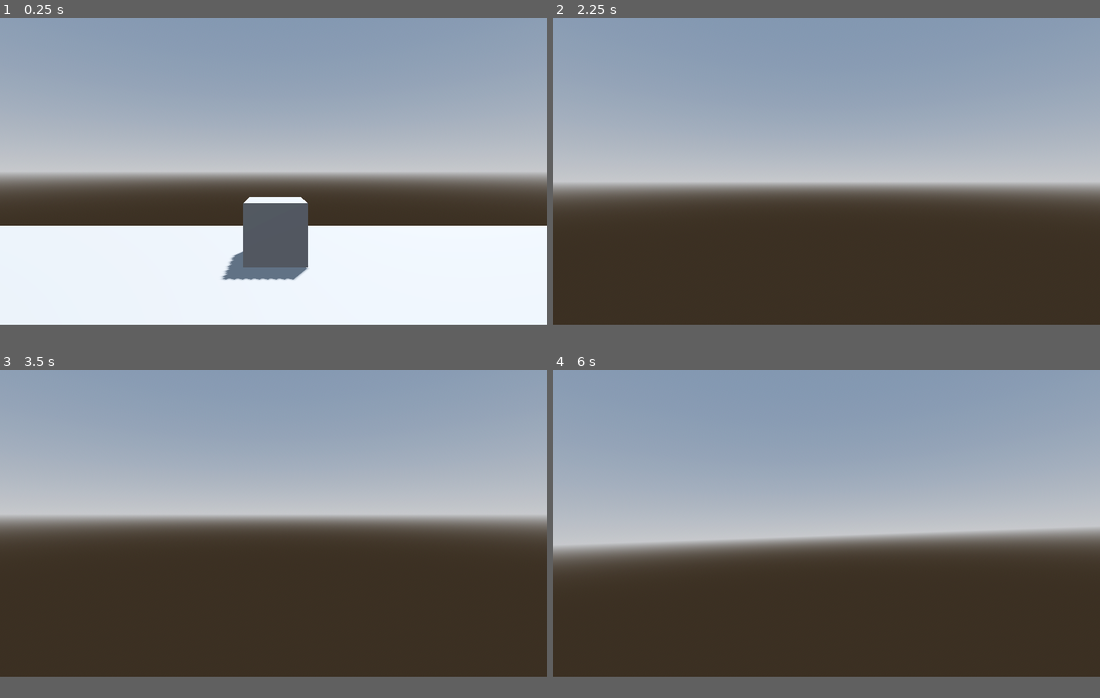
Above: before the commit, frames 1-4 (two rows, left to right).
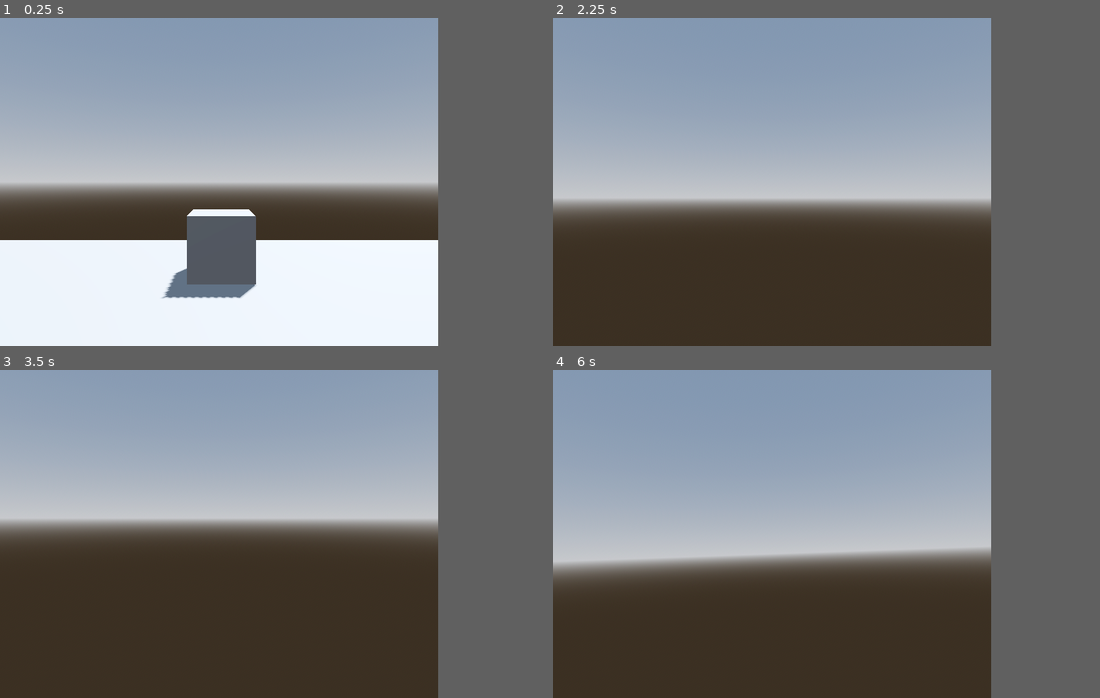
Above: after the commit, the same moments.

Repository: drowpotions/Pirate-Software-Game-Jam-JAN-2025
Game: Godot game, scene res://world.tscn
Two runs of this game, one before a commit and one after it. Both use one fixed random seed, a clock stepped at 60 frames per second and the inputs below.
Inputs (mouse positions are in pixels of both pictures, inside the frame that each line leads up to):
- Up to frame 1 (0.25 s): no input
- Up to frame 2 (2.25 s): tap Enter at 0.5 s; move the mouse to (853, 168) at 0.52 s; hold Ctrl (Crouch) 0.53-1.28 s; hold W (forwards) from 0.53 s (still down); tap Space (jump) at 0.77, 1.52, 2 s; move the mouse to (799, 172) at 1.27 s; tap Ctrl (Crouch) at 1.35 s; move the mouse to (837, 165) at 2.02 s; hold Ctrl (Crouch) from 2.03 s (still down)
- Up to frame 3 (3.5 s): keep holding W (forwards); tap Enter at 2.75 s; move the mouse to (268, 527) at 2.77 s; release Ctrl (Crouch) at 2.78 s; tap Ctrl (Crouch) at 2.85 s; tap Space (jump) at 3.02 s
- Up to frame 4 (6 s): tap Space (jump) at 3.5, 3.77, 4.52, 5 s; move the mouse to (864, 527) at 3.52 s; hold Ctrl (Crouch) 3.53-4.28 s; tap Enter at 4.25 s; move the mouse to (782, 520) at 4.27 s; tap Ctrl (Crouch) at 4.35, 5.85 s; move the mouse to (831, 524) at 5.02 s; hold Ctrl (Crouch) 5.03-5.78 s; move the mouse to (804, 517) at 5.77 s; release W (forwards) at 5.78 s; hold D (right) from 5.78 s (still down)
In our replay, the window is 799x449 before the commit and 640x480 after it. These sizes can differ from the game's own. Grey fills any space a smaller window leaves; there, only what the larger window draws over its background counts as a difference.

The runs differ from the first frame. In frame 1, 27% of the frame differs, in the area x 0-100%, y 0-86%; in frame 2, 19%; in frame 3, 13%; in frame 4, 19%.

Commit message:
Fixed debugger errors, changed aspect ratio

Diff:
--- /dev/null
+++ b/Main_Camera.gd
@@ -0,0 +1,11 @@
+extends Camera3D
+
+
+# Called when the node enters the scene tree for the first time.
+func _ready() -> void:
+	pass # Replace with function body.
+
+
+# Called every frame. 'delta' is the elapsed time since the previous frame.
+func _process(delta: float) -> void:
+	pass
--- a/Player.tscn
+++ b/Player.tscn
@@ -1,105 +1,13 @@
-[gd_scene load_steps=11 format=3 uid="uid://cg3hhcm4bnihs"]
+[gd_scene load_steps=5 format=3 uid="uid://cg3hhcm4bnihs"]
 
 [ext_resource type="Script" path="res://Player_gutted.gd" id="1_4bpwi"]
+[ext_resource type="Script" path="res://Main_Camera.gd" id="2_0mfow"]
 
 [sub_resource type="CapsuleShape3D" id="CapsuleShape3D_hdt6b"]
 radius = 0.19437
 
 [sub_resource type="SeparationRayShape3D" id="SeparationRayShape3D_lajmx"]
 length = 1.84227
-
-[sub_resource type="Animation" id="Animation_jnink"]
-resource_name = "Attack"
-length = 0.15
-
-[sub_resource type="Animation" id="Animation_ykp3x"]
-resource_name = "Block"
-length = 0.202
-
-[sub_resource type="Animation" id="Animation_ythyp"]
-resource_name = "Idle"
-length = 6.0
-loop_mode = 1
-tracks/0/type = "value"
-tracks/0/imported = false
-tracks/0/enabled = true
-tracks/0/path = NodePath("head/Camera Holder/Camera3D:rotation")
-tracks/0/interp = 1
-tracks/0/loop_wrap = true
-tracks/0/keys = {
-"times": PackedFloat32Array(0),
-"transitions": PackedFloat32Array(1),
-"update": 0,
-"values": [Vector3(0, 0, 0)]
-}
-
-[sub_resource type="Animation" id="Animation_g4sep"]
-resource_name = "Kick"
-length = 0.24
-tracks/0/type = "value"
-tracks/0/imported = false
-tracks/0/enabled = true
-tracks/0/path = NodePath("head/Camera Holder/Camera3D:rotation")
-tracks/0/interp = 1
-tracks/0/loop_wrap = true
-tracks/0/keys = {
-"times": PackedFloat32Array(0, 0.0333333, 0.0666667, 0.1, 0.133333, 0.166667, 0.233333),
-"transitions": PackedFloat32Array(1, 1, 1, 1, 1, 1, 1),
-"update": 0,
-"values": [Vector3(0, 0, 0), Vector3(0, 0, -0.0226893), Vector3(0, -0.00349066, 0.0139626), Vector3(0, 0, 0), Vector3(0, 0, -0.0139626), Vector3(0, 0, 0), Vector3(0, 0, 0)]
-}
-tracks/1/type = "value"
-tracks/1/imported = false
-tracks/1/enabled = true
-tracks/1/path = NodePath("head/Camera Holder/Camera3D:fov")
-tracks/1/interp = 1
-tracks/1/loop_wrap = true
-tracks/1/keys = {
-"times": PackedFloat32Array(0, 0.0666667, 0.2),
-"transitions": PackedFloat32Array(1, 1, 1),
-"update": 0,
-"values": [60.0, 59.0, 60.0]
-}
-
-[sub_resource type="Animation" id="Animation_cj0qe"]
-length = 0.001
-tracks/0/type = "value"
-tracks/0/imported = false
-tracks/0/enabled = true
-tracks/0/path = NodePath("head/Camera Holder/Camera3D:rotation")
-tracks/0/interp = 1
-tracks/0/loop_wrap = true
-tracks/0/keys = {
-"times": PackedFloat32Array(0),
-"transitions": PackedFloat32Array(1),
-"update": 0,
-"values": [Vector3(0, 0, 0)]
-}
-
-[sub_resource type="Animation" id="Animation_81mip"]
-resource_name = "reset2"
-tracks/0/type = "value"
-tracks/0/imported = false
-tracks/0/enabled = true
-tracks/0/path = NodePath("head/Camera Holder/Camera3D:rotation")
-tracks/0/interp = 1
-tracks/0/loop_wrap = true
-tracks/0/keys = {
-"times": PackedFloat32Array(0),
-"transitions": PackedFloat32Array(1),
-"update": 0,
-"values": [Vector3(0, 0, 0)]
-}
-
-[sub_resource type="AnimationLibrary" id="AnimationLibrary_a6fbu"]
-_data = {
-"Attack": SubResource("Animation_jnink"),
-"Block": SubResource("Animation_ykp3x"),
-"Idle": SubResource("Animation_ythyp"),
-"Kick": SubResource("Animation_g4sep"),
-"RESET": SubResource("Animation_cj0qe"),
-"reset2": SubResource("Animation_81mip")
-}
 
 [node name="Player" type="CharacterBody3D"]
 transform = Transform3D(1, 0, 0, 0, 1, 0, 0, 0, 1, -0.0322766, 0.0292211, 0)
@@ -117,15 +25,11 @@
 [node name="Camera3D" type="Camera3D" parent="head/Camera Holder"]
 cull_mask = 1048559
 fov = 60.0
+script = ExtResource("2_0mfow")
 
 [node name="interaction" type="RayCast3D" parent="head/Camera Holder/Camera3D"]
 transform = Transform3D(1, 0, 0, 0, -8.31635e-08, -1, 0, 1.90256, -4.37114e-08, 0, 0, 0)
 collision_mask = 2
-
-[node name="Generic6DOFJoint3D" type="Generic6DOFJoint3D" parent="head/Camera Holder/Camera3D"]
-linear_limit_x/enabled = false
-linear_limit_y/enabled = false
-linear_limit_z/enabled = false
 
 [node name="Weapon_Holder" type="Node3D" parent="head"]
 
@@ -163,8 +67,3 @@
 [node name="CollisionShape3D2" type="CollisionShape3D" parent="."]
 transform = Transform3D(1, 0, 0, 0, -4.37114e-08, -0.18429, 0, 1, -8.05559e-09, 0, 0.353293, -0.220129)
 shape = SubResource("SeparationRayShape3D_lajmx")
-
-[node name="AnimationPlayer" type="AnimationPlayer" parent="."]
-libraries = {
-"": SubResource("AnimationLibrary_a6fbu")
-}
--- a/Player_gutted.gd
+++ b/Player_gutted.gd
@@ -2,7 +2,6 @@
 
 @onready var head = $head
 @onready var interaction = $"head/Camera Holder/Camera3D/interaction"
-@onready var joint = $"head/Camera Holder/Camera3D/Generic6DOFJoint3D"
 @onready var player_collider = $CollisionShape3D
 @onready var player_camera = $"head/Camera Holder/Camera3D"
 @onready var weapon_holder = $head/Weapon_Holder
@@ -11,7 +10,7 @@
 
 #cam rotation variables
 var cam_rotation_amount : float = 0.04
-var input_dir = Input.get_vector("left","right","forwards","backwards")
+
 
 var mouse_rotation_amount :float = 0.01
 
@@ -27,7 +26,7 @@
 var lerp_speed = 25.0
 
 #mouse variables
-var mouse_sens = 0.2
+@export var mouse_sens = 0.4
 var mouse_input = Vector2()
 var direction = Vector3.ZERO
 
@@ -40,7 +39,7 @@
 var FOV_Zoom = 50
 
 #crouch variables
-const crouch_translate = -1
+const crouch_translate := -1.0
 
 
 # Get the gravity from the project settings to be synced with RigidBody nodes.
@@ -58,8 +57,6 @@
 		head.rotate_x(deg_to_rad(-event.relative.y * mouse_sens))
 		head.rotation.x = clamp(head.rotation.x,deg_to_rad(-89),deg_to_rad(89))
 		mouse_input = event.relative
-
-
 
 func _physics_process(delta):
 	# Add the gravity.
--- a/project.godot
+++ b/project.godot
@@ -14,6 +14,15 @@
 run/main_scene="res://world.tscn"
 config/features=PackedStringArray("4.3", "Forward Plus")
 config/icon="res://icon.svg"
+
+[display]
+
+window/size/viewport_width=640
+window/size/viewport_height=480
+window/size/mode=3
+window/size/resizable=false
+window/size/borderless=true
+window/stretch/mode="viewport"
 
 [input]
 
--- a/world.tscn
+++ b/world.tscn
@@ -15,10 +15,6 @@
 tonemap_mode = 2
 glow_enabled = true
 
-[sub_resource type="BoxShape3D" id="BoxShape3D_4i45m"]
-
-[sub_resource type="BoxShape3D" id="BoxShape3D_mmwg3"]
-
 [node name="World" type="Node3D"]
 
 [node name="WorldEnvironment" type="WorldEnvironment" parent="."]
@@ -30,20 +26,10 @@
 
 [node name="Player" parent="." instance=ExtResource("1_ki3u6")]
 
-[node name="Floor" type="StaticBody3D" parent="."]
+[node name="CSGBox3D" type="CSGBox3D" parent="."]
 transform = Transform3D(15.2925, 0, 0, 0, 0.103253, 0, 0, 0, 14.7029, 0, 0, 0)
+use_collision = true
 
-[node name="CollisionShape3D" type="CollisionShape3D" parent="Floor"]
-transform = Transform3D(1, 0, 0, 0, 1, 0, 0, 0, 1, 0, 0, 0)
-shape = SubResource("BoxShape3D_4i45m")
-
-[node name="CSGBox3D" type="CSGBox3D" parent="Floor"]
-transform = Transform3D(1, 0, 0, 0, 1, 0, 0, 0, 1, 0, 0, 0)
-
-[node name="Box" type="StaticBody3D" parent="."]
+[node name="CSGBox3D2" type="CSGBox3D" parent="."]
 transform = Transform3D(1, 0, 0, 0, 1, 0, 0, 0, 1, 0, 0.556772, -4.63352)
-
-[node name="CSGBox3D2" type="CSGBox3D" parent="Box"]
-
-[node name="CollisionShape3D" type="CollisionShape3D" parent="Box"]
-shape = SubResource("BoxShape3D_mmwg3")
+use_collision = true
Not shown: 1 places in world.tscn that only renumber resources
